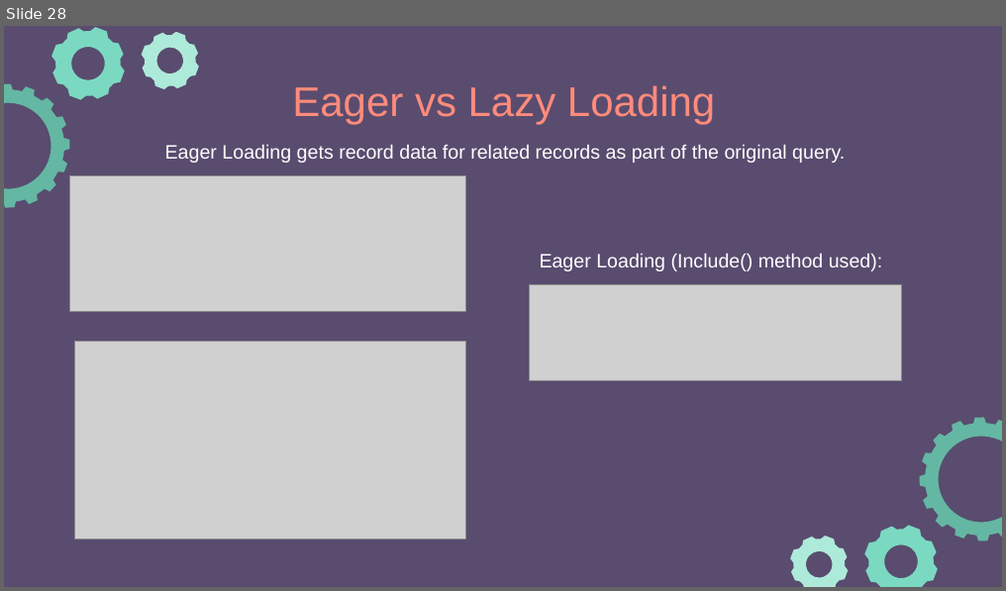
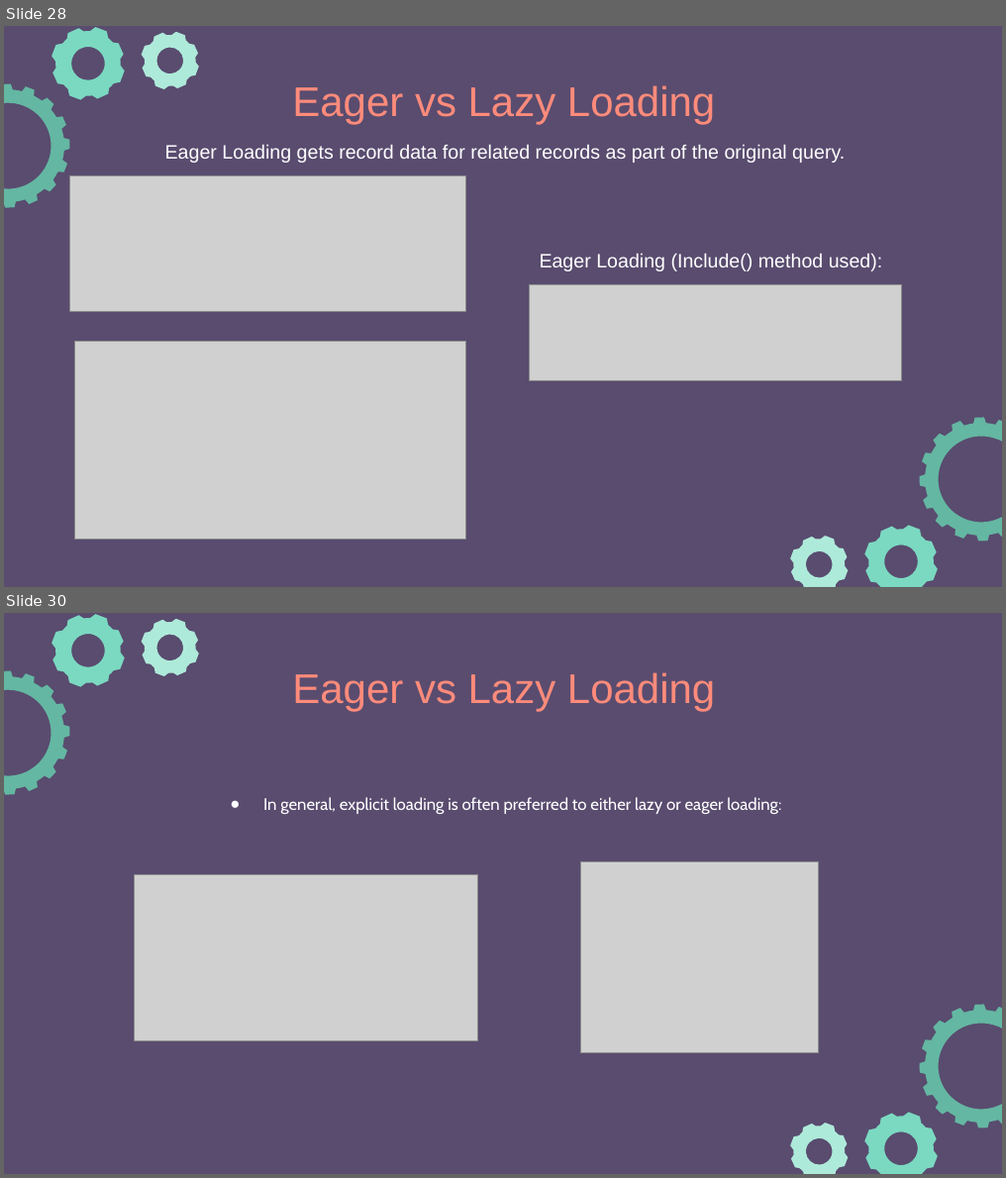
Before and after one commit to e-m-wilson/dotnet, a slide deck: Resources-Notes-Ppts/ASP-NET-Identity/ASPNET.pptx. Shown one above the other, each under a label of ours: slide 28 before the commit, slides 28 and 30 after it; the slides between them are not shown. The pictures are 1006x591 and 1006x1178 pixels, drawn with LibreOffice and Linux fonts; fonts in the diff are those of the drawing; grey boxes stand for pictures. Boxes give left, top, right and bottom in pixels: in the first picture for what was removed or moved away, otherwise in the second. Text is boxed around its words. In the diff, an @@ line names an element or a change of style, - is before the commit and + after.

```diff
--- a/Resources-Notes-Ppts/ASP-NET-Identity/ASPNET.pptx
+++ b/Resources-Notes-Ppts/ASP-NET-Identity/ASPNET.pptx
@@ slide 30 added at (4,613,1002,1174), background #594C6F; not listed: 6 template elements that a slide beside it also shows @@
@@ title added at (292,672,715,712), 30 pt, text #FF8B7B @@
+Eager vs Lazy Loading
@@ text added at (263,797,781,814), 12 pt, text #FFFFFF @@
+● In general, explicit loading is often preferred to either lazy or eager loading:
@@ picture added at (134,874,477,1041) @@
@@ picture added at (581,861,819,1054) @@
```
Also in this commit, not shown: 1 slide changed.
